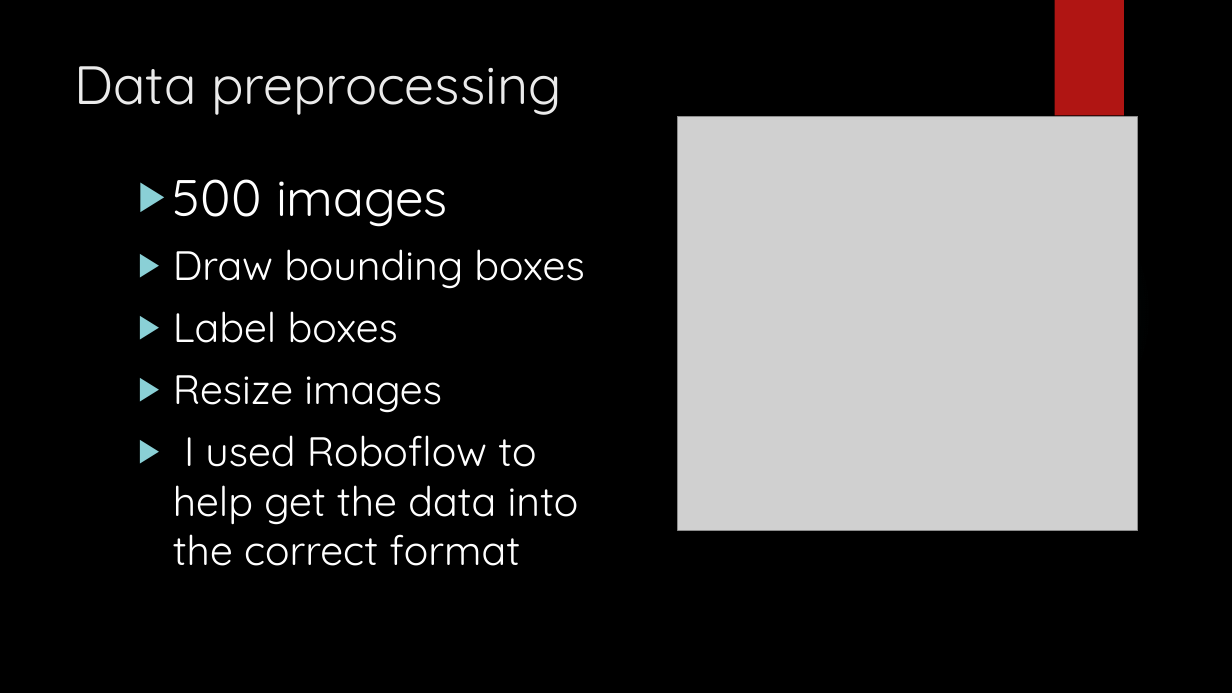
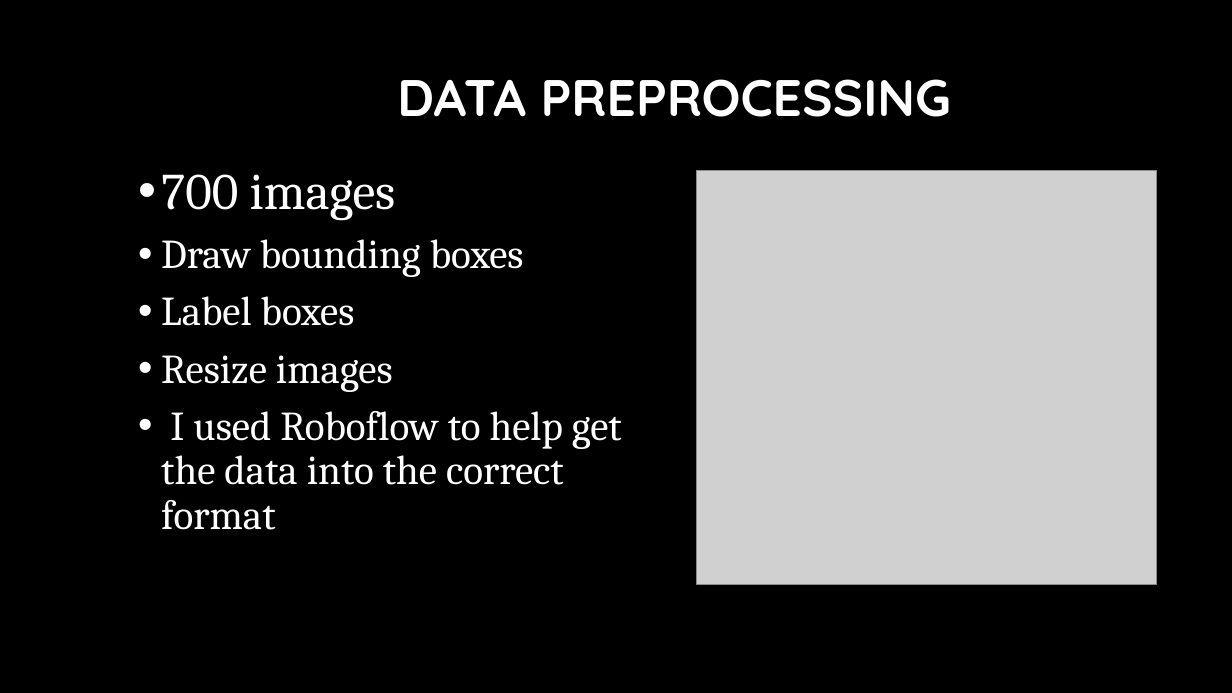
Before and after one commit to LukeHerbst/autocheckout_yolo, a slide deck: slide 7 of AI Automated checkout [Autosaved].pptx (slide 6 before the commit). Drawn at 1232x693 pixels with LibreOffice and Linux fonts; fonts in the diff are those of the drawing; grey boxes stand for pictures; background and template pictures are left out. Boxes give left, top, right and bottom in pixels: in the first picture for what was removed or moved away, otherwise in the second. Text is boxed around its words. In the diff, an @@ line names an element or a change of style, - is before the commit and + after.

```diff
--- a/AI Automated checkout [Autosaved].pptx
+++ b/AI Automated checkout [Autosaved].pptx
@@ title "DATA PREPROCESSING" at [397, 79, 951, 117]: vertical alignment top to middle @@
@@ rectangle removed at [1055, 0, 1124, 116] @@
@@ title at [397, 79, 951, 117]: text changed; size 42 to 40 pt; text colour #EBEBEB to #FFFFFF; bold on @@
-Data preprocessing
+DATA PREPROCESSING
@@ text at [161, 174, 396, 220]: text changed; font Quicksand to Cambria @@
-▶ 500 images
+• 700 images
@@ picture: place and size @@
-picture at [678, 116, 1139, 531]
+picture at [697, 170, 1157, 584]
@@ ellipse removed at [870, 169, 1154, 454] @@
@@ text at [161, 239, 622, 530]: font Quicksand to Cambria; bullet ▶ to •; line spacing 1 to 0.9 @@
```
Also in this commit, not shown: 11 other slides changed, 7 slides added, 4 slides removed, 5 other files.
